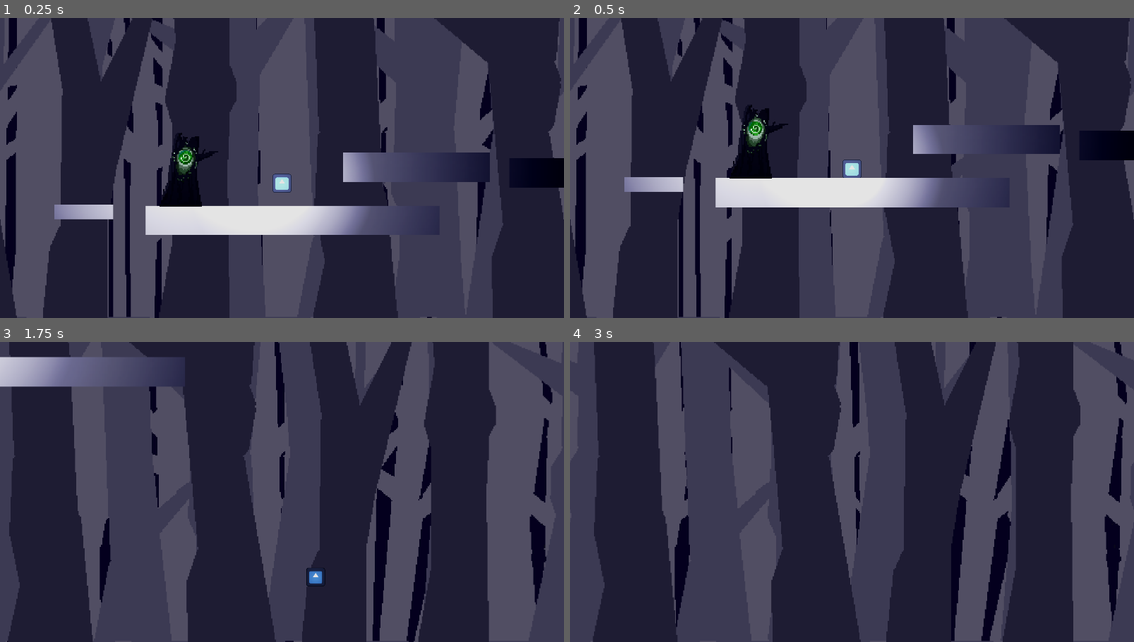
Above: before the commit, frames 1-4 (two rows, left to right).
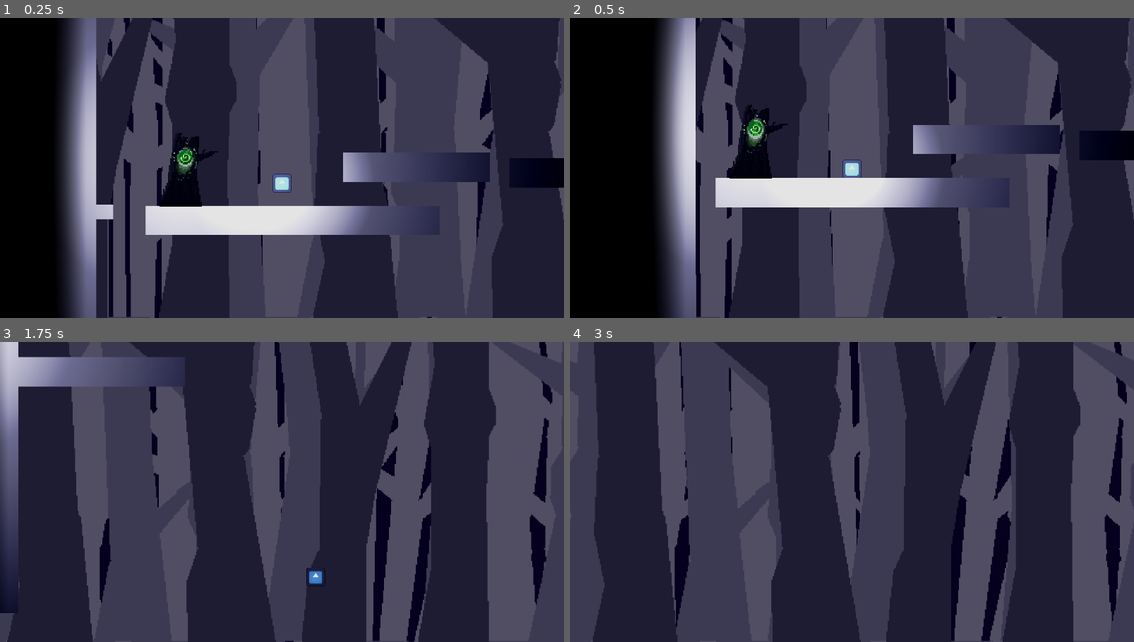
Above: after the commit, the same moments.

Repository: Awesum-Possum/OrbitalGameJam6
Game: Godot game, scene res://initial_scene.tscn
Two runs of this game, one before a commit and one after it. Both use one fixed random seed, a clock stepped at 60 frames per second and the inputs below. The engine's default icon, where the game draws it, is replaced by a stand-in: a white triangle on a blue panel in a dark square.
Inputs (mouse positions are in pixels of both pictures, inside the frame that each line leads up to):
- Up to frame 1 (0.25 s): no input
- Up to frame 2 (0.5 s): no input
- Up to frame 3 (1.75 s): tap Enter (string_released) at 0.5, 1.35 s; move the mouse to (406, 477) at 0.52 s; hold D (walk_right) from 0.53 s (still down); click (406, 477) at 0.6 s; tap W (jump) at 0.77, 1.52 s; move the mouse to (169, 507) at 1.27 s
- Up to frame 4 (3 s): move the mouse to (908, 426) at 2.02 s; release D (walk_right) at 2.03 s; hold A (walk_left) 2.03-2.78 s; click (908, 426) at 2.1 s; move the mouse to (823, 552) at 2.77 s; hold D (walk_right) from 2.78 s (still down); tap Enter (string_released) at 2.85 s

The runs differ from the first frame. In frame 1, 16% of the frame differs, in the area x 0-18%, y 0-100%; in frame 2, 21%, in the area x 0-23%, y 0-100%; in frame 3, 2.0%; in frame 4, nothing differs.

Commit message:
Qat

Diff:
--- a/global.gd
+++ b/global.gd
@@ -3,3 +3,6 @@
 
 ## The gravity of the world.
 const GRAVITY = 4000
+
+signal game_over
+signal victory
--- a/initial_scene.tscn
+++ b/initial_scene.tscn
@@ -1,5 +1,6 @@
-[gd_scene load_steps=15 format=3 uid="uid://c62xka6a8jhtp"]
+[gd_scene load_steps=17 format=3 uid="uid://c62xka6a8jhtp"]
 
+[ext_resource type="Script" path="res://scripts/initial_scene.gd" id="1_eecij"]
 [ext_resource type="Texture2D" uid="uid://doccdq5y63m42" path="res://assets/FlatColorBG.png" id="1_lb7fg"]
 [ext_resource type="PackedScene" uid="uid://csvwlhcc36hyr" path="res://player.tscn" id="1_v77as"]
 [ext_resource type="Texture2D" uid="uid://c61rdgy6lodte" path="res://assets/FarTree.png" id="2_md7si"]
@@ -9,6 +10,7 @@
 [ext_resource type="Texture2D" uid="uid://bjrpitvvkilnn" path="res://assets/FrontTree.png" id="4_xpx8k"]
 [ext_resource type="PackedScene" uid="uid://q14s54w1bgw7" path="res://spider_platform.tscn" id="6_ibg20"]
 [ext_resource type="PackedScene" uid="uid://cd7vx5ipurp0a" path="res://stele.tscn" id="8_r33a5"]
+[ext_resource type="PackedScene" uid="uid://cs0a32vj83inb" path="res://wall_of_death.tscn" id="10_o4wmy"]
 
 [sub_resource type="QuadMesh" id="QuadMesh_nh1hs"]
 size = Vector2(1000, 100)
@@ -31,6 +33,7 @@
 adjustment_color_correction = SubResource("GradientTexture2D_b2w4r")
 
 [node name="Node2D" type="Node2D"]
+script = ExtResource("1_eecij")
 
 [node name="ParallaxBackground" type="ParallaxBackground" parent="."]
 scale = Vector2(4, 4)
@@ -126,3 +129,7 @@
 [node name="Stele2" parent="." instance=ExtResource("8_r33a5")]
 position = Vector2(3331, 30)
 scale = Vector2(4, 4)
+
+[node name="WallOfDeath" parent="." instance=ExtResource("10_o4wmy")]
+position = Vector2(-642, 317)
+scale = Vector2(16.44, 8.52)
--- a/scripts/player.gd
+++ b/scripts/player.gd
@@ -20,8 +20,16 @@
 @onready var light = $Light
 @onready var physical_string = $PhysicalString
 
+var game_over = false
+
+func _ready():
+	Globals.game_over.connect(func(): game_over = true)
+
 
 func _physics_process(delta):
+	if game_over:
+		return
+
 	# Add the gravity.
 	if not is_on_floor():
 		velocity.y += Globals.GRAVITY * delta
